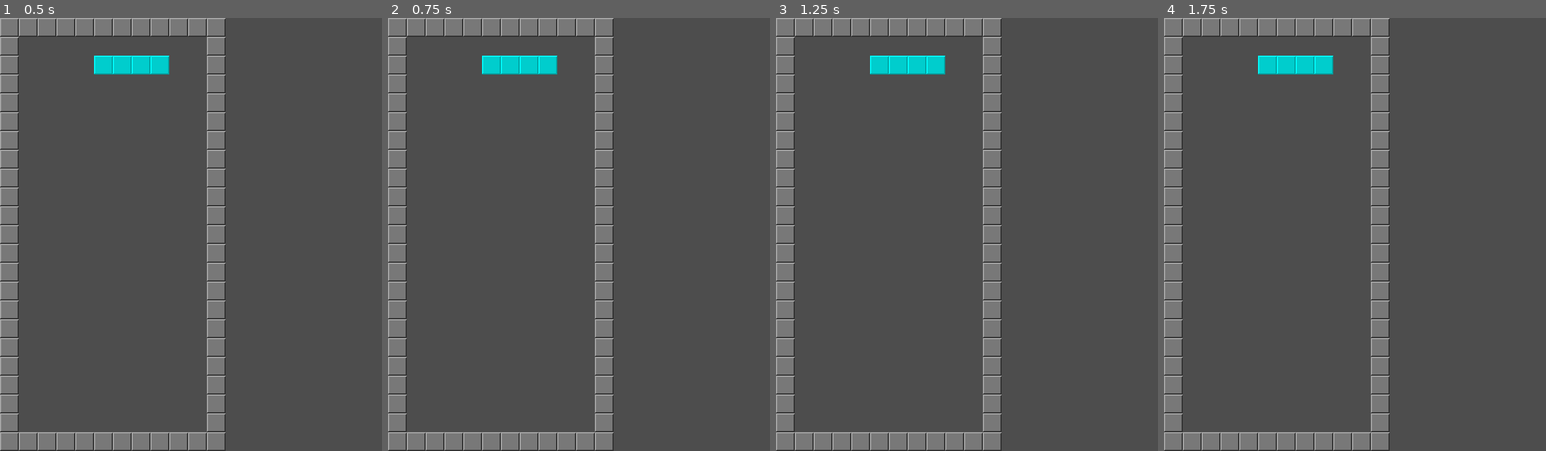
Above: before the commit, frames 1-4 (left to right).
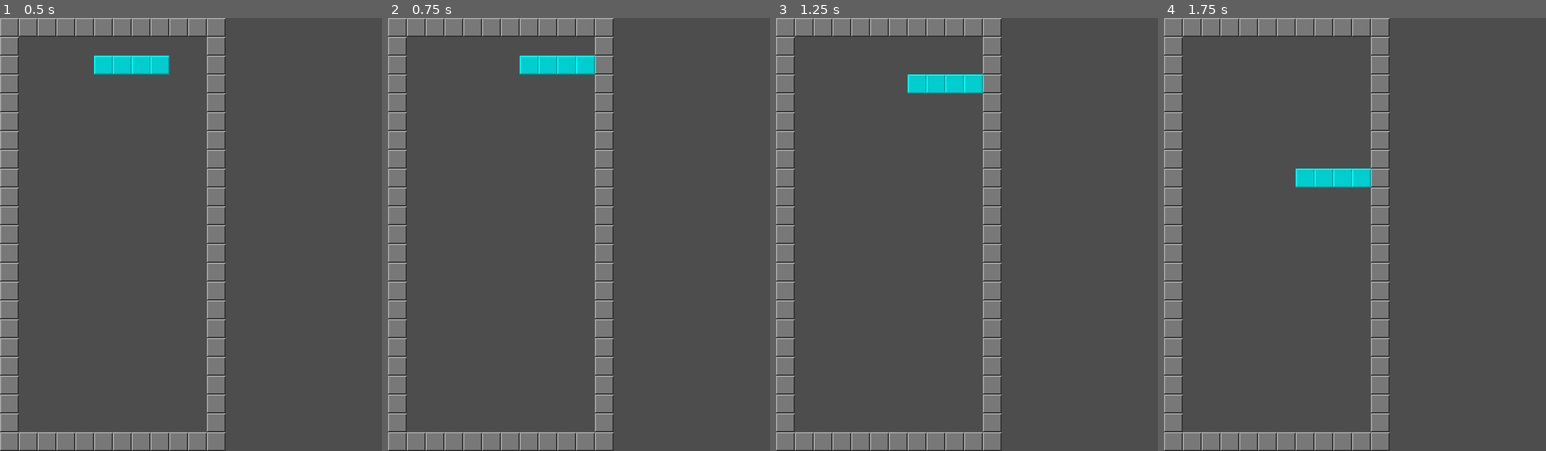
Above: after the commit, the same moments.

Repository: juxxon23/tetris
Game: Godot game, scene res://scenes/game_1.tscn
The game is run twice, just before and just after one commit, with the same random seed, the same clock (stepped at 60 frames per second) and the same inputs.
Inputs:
- Up to frame 1 (0.5 s): no input
- Up to frame 2 (0.75 s): tap Enter at 0.5 s; hold Right (ui_right) from 0.53 s (still down)
- Up to frame 3 (1.25 s): keep holding Right (ui_right)
- Up to frame 4 (1.75 s): tap Space at 1.25 s; release Right (ui_right) at 1.28 s; hold Down (ui_down) from 1.28 s (still down)

Frame 1 is identical in both runs. In frame 2, 0.9% of the frame differs, in the area x 24-55%, y 8-14%; in frame 3, 1.7%, in the area x 24-55%, y 8-18%; in frame 4, 1.7%.

Commit message:
Add basic movement

Diff:
--- a/src/using_tile_map.gd
+++ b/src/using_tile_map.gd
@@ -5,8 +5,12 @@
 const ROWS: int = 20
 
 # Movement vars
+const directions := [Vector2i.LEFT, Vector2i.RIGHT, Vector2i.DOWN]
 const start_pos := Vector2i(5, 1)
+const steps_req: int = 50
+var steps: Array
 var cur_pos: Vector2i
+var speed: float
 
 # Game piece vars
 var piece_type
@@ -71,10 +75,27 @@
 
 
 func _ready() -> void:
+	print("Using TileMap")
 	new_game()
+
+func _process(_delta: float) -> void:
+	if Input.is_action_pressed("ui_left"):
+		steps[0] += 10
+	if Input.is_action_pressed("ui_right"):
+		steps[1] += 10
+	if Input.is_action_pressed("ui_down"):
+		steps[2] += 10
+
+	steps[2] += speed
+	for d in range(steps.size()):
+		if steps[d] > steps_req:
+			move_piece(directions[d])
+			steps[d] = 0
 
 
 func new_game() -> void:
+	speed = 1.0
+	steps = [0, 0, 0] # 0:left, 1:right, 2:down
 	piece_type = pick_piece()
 	piece_atlas = Vector2i(shapes_full.find(piece_type), 0)
 	create_piece()
@@ -90,6 +111,7 @@
 
 
 func create_piece():
+	steps = [0, 0, 0]
 	cur_pos = start_pos
 	active_piece = piece_type[rotation_index]
 	draw_piece(active_piece, cur_pos, piece_atlas)
@@ -98,3 +120,27 @@
 func draw_piece(piece, pos, atlas) -> void:
 	for p in piece:
 		set_cell(active_layer, pos + p, tile_id, atlas)
+
+
+func clear_piece():
+	for p in active_piece:
+		erase_cell(active_layer, cur_pos + p)
+
+
+func move_piece(dir) -> void:
+	if can_move(dir):
+		clear_piece()
+		cur_pos += dir
+		draw_piece(active_piece, cur_pos, piece_atlas)
+
+
+func can_move(dir):
+	var cm = true
+	for p in active_piece:
+		if not is_free(p + cur_pos + dir):
+			cm = false
+	return cm
+
+
+func is_free(pos) -> bool:
+	return get_cell_source_id(board_layer, pos) == -1
--- a/src/using_tile_map_layer.gd
+++ b/src/using_tile_map_layer.gd
@@ -1,13 +1,16 @@
 extends Node2D
-
 
 # Grid vars
 const COLS: int = 10
 const ROWS: int = 20
 
 # Movement vars
+const directions := [Vector2i.LEFT, Vector2i.RIGHT, Vector2i.DOWN]
 const start_pos := Vector2i(5, 1)
+const steps_req: int = 50
+var steps: Array
 var cur_pos: Vector2i
+var speed: float
 
 # Game piece vars
 var piece_type
@@ -76,7 +79,24 @@
 	new_game()
 
 
+func _process(_delta: float) -> void:
+	if Input.is_action_pressed("ui_left"):
+		steps[0] += 10
+	if Input.is_action_pressed("ui_right"):
+		steps[1] += 10
+	if Input.is_action_pressed("ui_down"):
+		steps[2] += 10
+
+	steps[2] += speed
+	for d in range(steps.size()):
+		if steps[d] > steps_req:
+			move_piece(directions[d])
+			steps[d] = 0
+
+
 func new_game() -> void:
+	speed = 1.0
+	steps = [0, 0, 0] # 0:left, 1:right, 2:down
 	piece_type = pick_piece()
 	piece_atlas = Vector2i(shapes_full.find(piece_type), 0)
 	create_piece()
@@ -92,6 +112,7 @@
 
 
 func create_piece():
+	steps = [0, 0, 0]
 	cur_pos = start_pos
 	active_piece = piece_type[rotation_index]
 	draw_piece(active_piece, cur_pos, piece_atlas)
@@ -100,3 +121,27 @@
 func draw_piece(piece, pos, atlas) -> void:
 	for p in piece:
 		active.set_cell(pos + p, active_tile_id, atlas)
+
+
+func clear_piece():
+	for p in active_piece:
+		active.erase_cell(cur_pos + p)
+
+
+func move_piece(dir) -> void:
+	if can_move(dir):
+		clear_piece()
+		cur_pos += dir
+		draw_piece(active_piece, cur_pos, piece_atlas)
+
+
+func can_move(dir):
+	var cm = true
+	for p in active_piece:
+		if not is_free(p + cur_pos + dir):
+			cm = false
+	return cm
+
+
+func is_free(pos) -> bool:
+	return board.get_cell_source_id(pos) == -1
